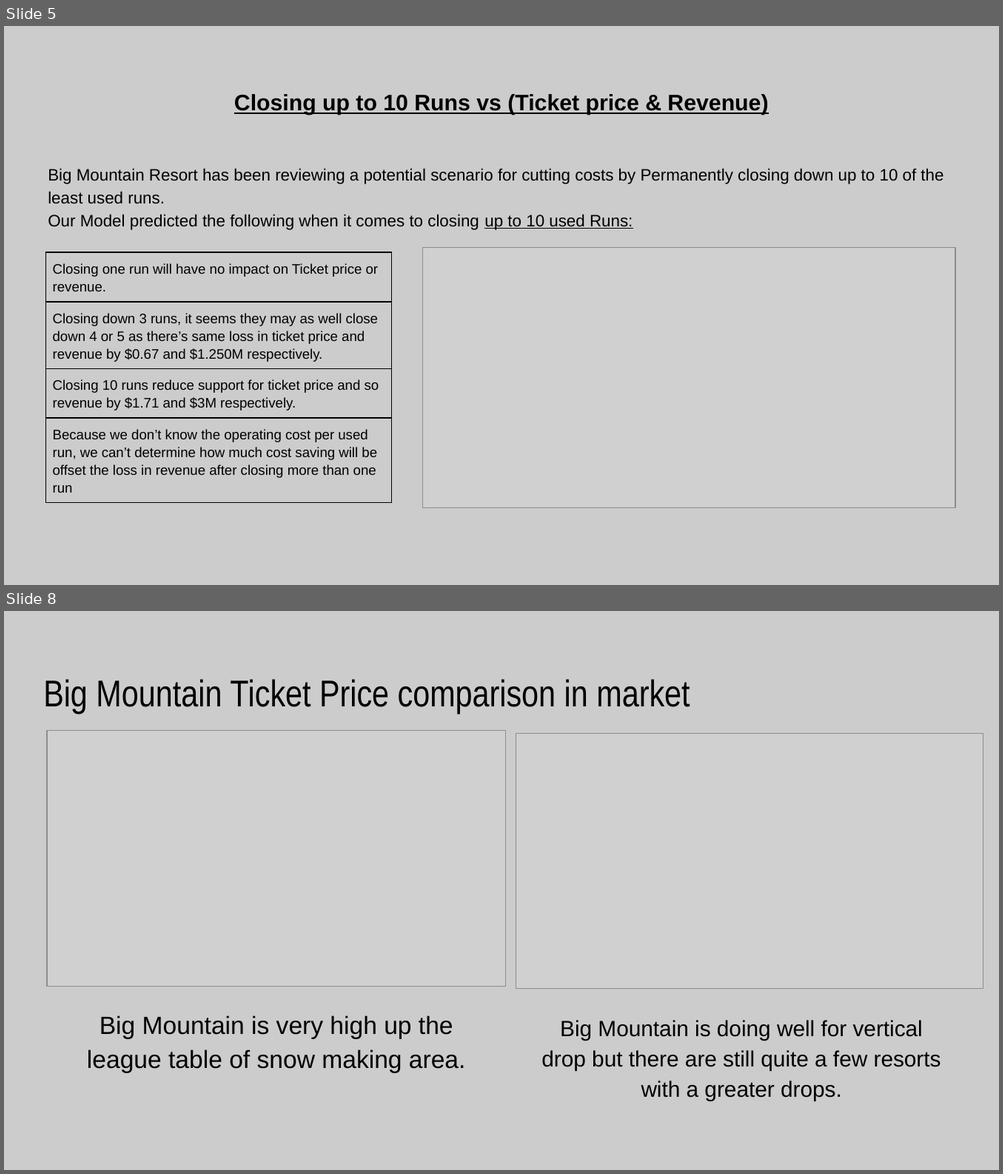
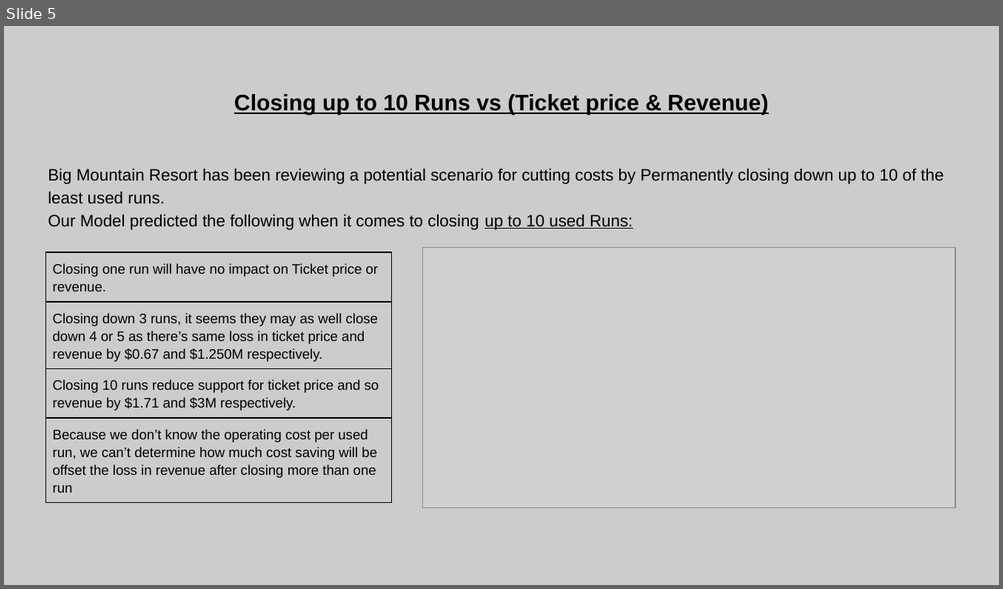
Before and after one commit to shaisid01/Data-Science, a slide deck: CapstoneProjects/Big Mountain Ski Resort/Docs/Project Slides.pptx. Shown one above the other, each under a label of ours: slides 5 and 8 before the commit, slide 5 after it; the slides between them are not shown. The pictures are 1003x1174 and 1003x589 pixels, drawn with LibreOffice and Linux fonts; fonts in the diff are those of the drawing; grey boxes stand for pictures. Boxes give left, top, right and bottom in pixels: in the first picture for what was removed or moved away, otherwise in the second. Text is boxed around its words. In the diff, an @@ line names an element or a change of style, - is before the commit and + after.

```diff
--- a/CapstoneProjects/Big Mountain Ski Resort/Docs/Project Slides.pptx
+++ b/CapstoneProjects/Big Mountain Ski Resort/Docs/Project Slides.pptx
@@ slide 8 removed at [4,611,999,1170], background #CCCCCC @@
@@ title removed at [43,679,689,714] @@
-Big Mountain Ticket Price comparison in market
@@ picture removed at [47,730,505,987] @@
@@ picture removed at [515,733,982,989] @@
@@ text removed at [87,1016,466,1073] @@
-Big Mountain is very high up the league table of snow making area.
@@ text removed at [541,1020,941,1101] @@
-Big Mountain is doing well for vertical drop but there are still quite a few resorts with a greater drops.
```
Also in this commit, not shown: 3 slides changed, 2 other slides removed, 4 other files.
